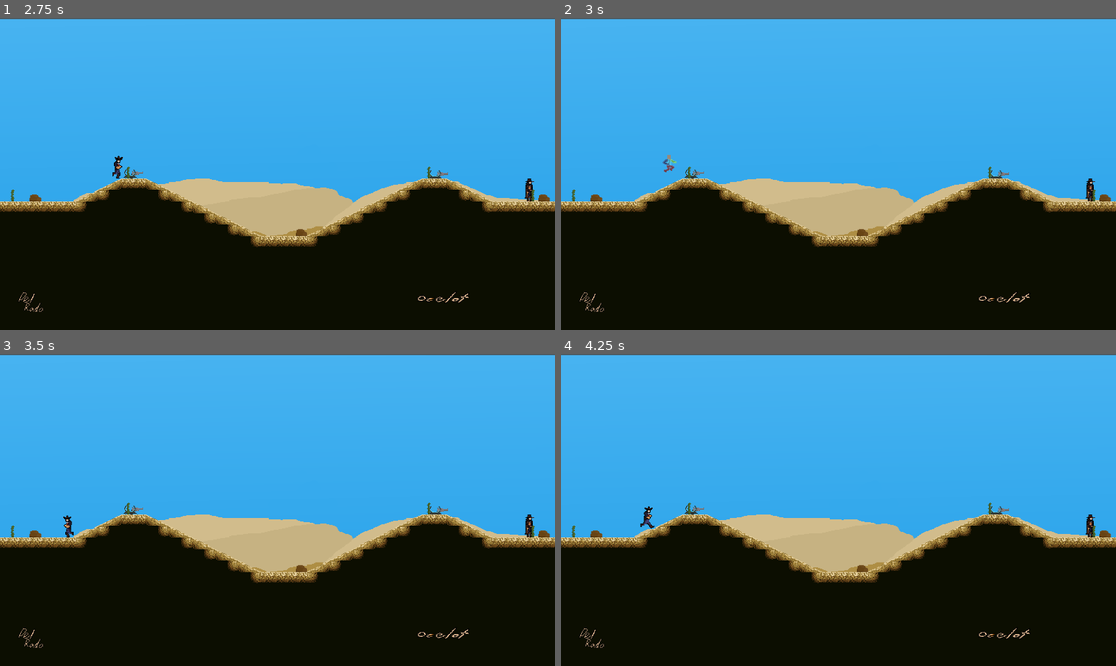
Above: before the commit, frames 1-4 (two rows, left to right).
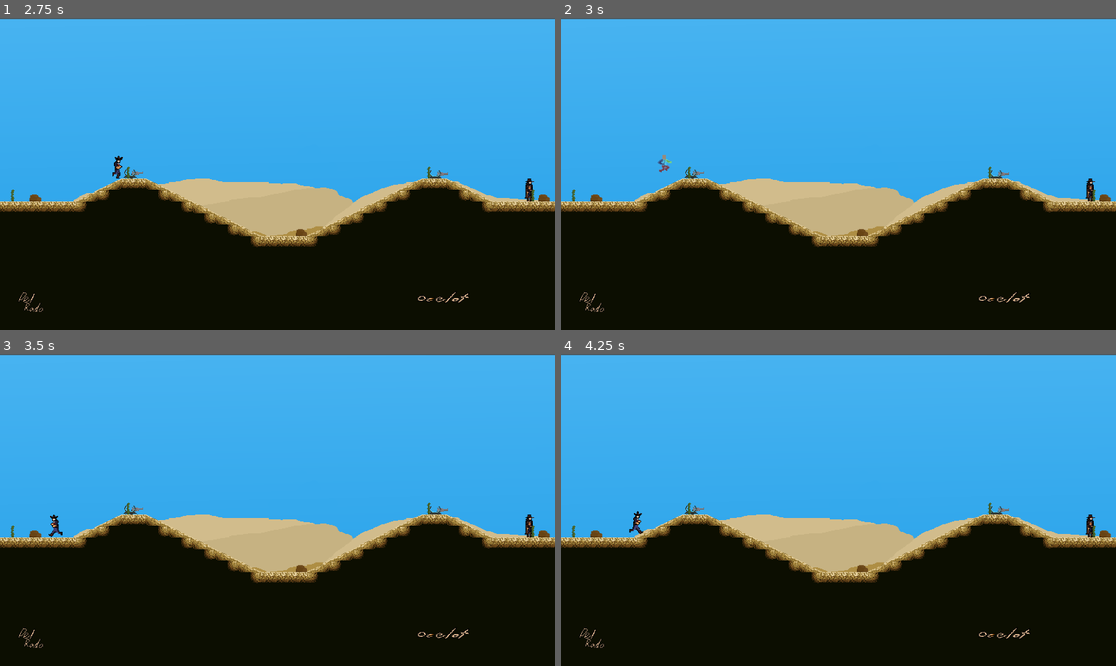
Above: after the commit, the same moments.

Repository: Sean-Suggitt/West-Bound
Game: Godot game, scene res://Scenes/main_menu.tscn
The game is run twice, just before and just after one commit, with the same random seed, the same clock (stepped at 60 frames per second) and the same inputs.
Inputs:
- Up to frame 1 (2.75 s): click "Start" at 0.5 s; tap Enter at 1.25 s; hold D (P1_right) from 1.28 s (still down); tap J (P1_fire) at 1.35 s; tap Space (P1_jump) at 1.52, 2.27 s; tap E (P1_pickup) at 2.1 s
- Up to frame 2 (3 s): tap Space (P1_jump) at 2.75 s; release D (P1_right) at 2.78 s; hold A (P1_left) from 2.78 s (still down); tap H (P1_roll) at 2.85 s
- Up to frame 3 (3.5 s): keep holding A (P1_left)
- Up to frame 4 (4.25 s): release A (P1_left) at 3.53 s; hold D (P1_right) from 3.53 s (still down); tap K (P2_fire) at 3.6 s; tap Space (P1_jump) at 3.77 s

Frame 1 is identical in both runs. In frame 2, 0.1% of the frame differs, in the area x 17-21%, y 43-50%; in frame 3, 0.2%; in frame 4, 0.2%, in the area x 12-17%, y 48-58%.

Commit message:
Roll speed and sound volume tweaks

Diff:
--- a/West Bound/Scripts/PlayerScript.gd
+++ b/West Bound/Scripts/PlayerScript.gd
@@ -23,7 +23,7 @@
 @export_group("Movement")
 @export var speed: float = 100
 @export var jump_velocity: float = -300.0
-@export var roll_speed = 200
+@export var roll_speed = 250
 @export var roll_duration = 0.3
 @export var roll_cooldown = 1
 @export var jump_start_timer_duration = 0.2
--- a/West Bound/default_bus_layout.tres
+++ b/West Bound/default_bus_layout.tres
@@ -6,11 +6,12 @@
 gain = 4.1
 
 [resource]
+bus/0/volume_db = 3.44248
 bus/1/name = &"Main Menu "
 bus/1/solo = false
 bus/1/mute = false
 bus/1/bypass_fx = false
-bus/1/volume_db = 0.0
+bus/1/volume_db = 6.02
 bus/1/send = &"Master"
 bus/1/effect/0/effect = SubResource("AudioEffectCompressor_j3pel")
 bus/1/effect/0/enabled = true
